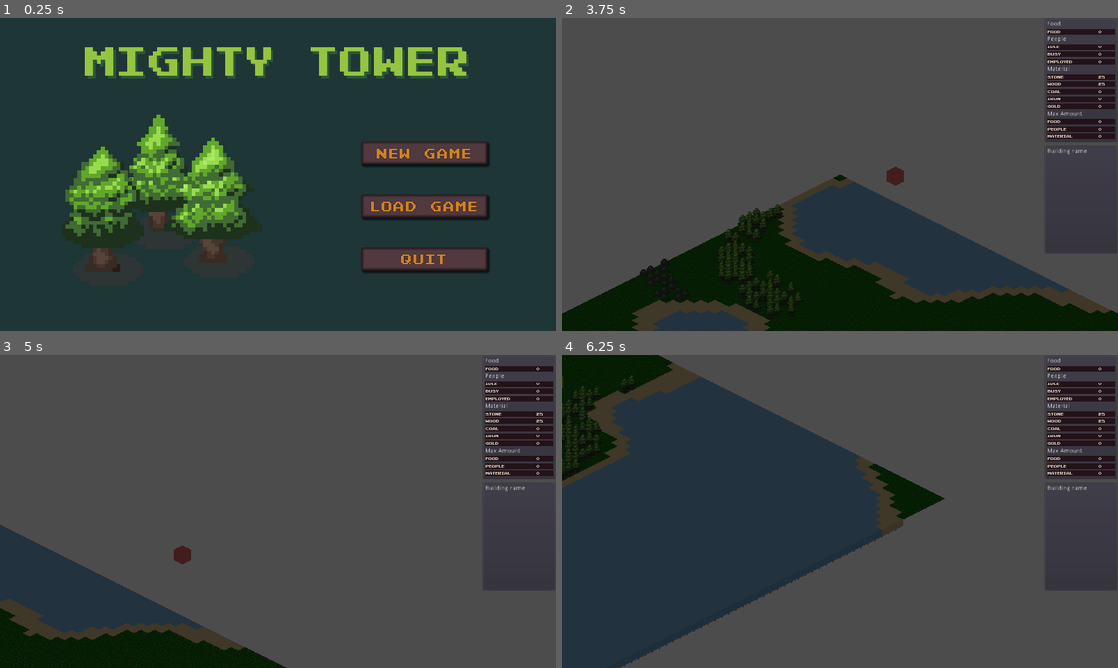
Above: before the commit, frames 1-4 (two rows, left to right).
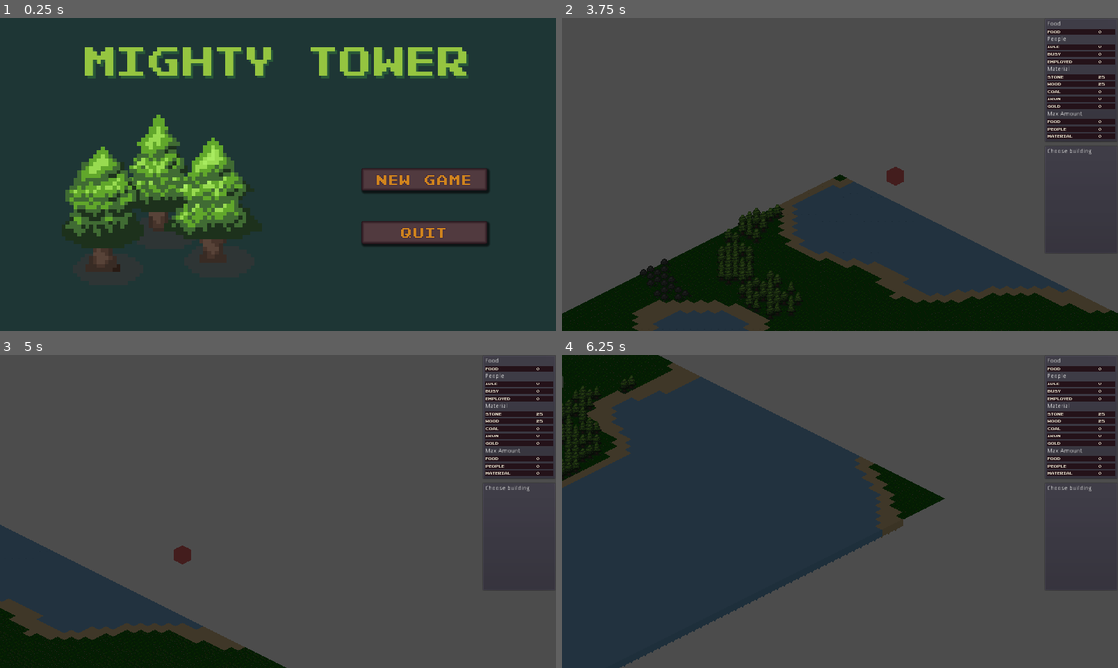
Above: after the commit, the same moments.

Repository: FilMer17/MightyTower
Game: Godot game, scene res://ui/menu/TitleMenu.tscn
Two runs of this game, one before a commit and one after it. Both use one fixed random seed, a clock stepped at 60 frames per second and the inputs below. The engine's default icon, where the game draws it, is replaced by a stand-in: a white triangle on a blue panel in a dark square.
Inputs (mouse positions are in pixels of both pictures, inside the frame that each line leads up to):
- Up to frame 1 (0.25 s): no input
- Up to frame 2 (3.75 s): click "New Game" at 0.5 s; click (801, 174) at 1.27 s; type "Alex" at 1.35 s; click "EASY" at 2 s; click "EASY" at 2.75 s; click (906, 174) at 3.5 s
- Up to frame 3 (5 s): tap Enter at 4.25 s; move the mouse to (194, 552) at 4.27 s; hold Right (ui_right) from 4.28 s (still down); hold Home (ui_home) from 4.28 s (still down); click (194, 552) at 4.42 s; tap 1 (building1, bound only after the commit) at 4.55 s
- Up to frame 4 (6.25 s): move the mouse to (728, 527) at 5.02 s; release Right (ui_right) at 5.03 s; release Home (ui_home) at 5.03 s; hold Down (ui_down) 5.03-5.78 s; tap 1 (building1, bound only after the commit) at 5.1 s; tap 2 (building2, bound only after the commit) at 5.3 s; move the mouse to (562, 383) at 5.77 s; hold Right (ui_right) from 5.78 s (still down); hold 2 (building2, bound only after the commit) from 5.78 s (still down); click (562, 383) at 5.92 s; tap 3 (building3, bound only after the commit) at 6.05 s

The runs differ from the first frame. In frame 1, 8.8% of the frame differs, in the area x 65-88%, y 39-82%; in frame 2, less than 0.1%; in frame 3, less than 0.1%; in frame 4, less than 0.1%.

Commit message:
Scene Building new maker building type

Diff:
--- /dev/null
+++ b/game/data/buildings/makers/TreeMaker.tscn
@@ -0,0 +1,36 @@
+[gd_scene load_steps=3 format=2]
+
+[ext_resource path="res://icon.png" type="Texture" id=1]
+[ext_resource path="res://source/buildings/types/Maker.gd" type="Script" id=2]
+
+[node name="TreeMaker" type="StaticBody2D"]
+script = ExtResource( 2 )
+alias = "Tree Maker"
+size = Vector2( 3, 3 )
+cost = {
+"wood": 1
+}
+cooldown = {
+"day": 0,
+"hour": 0,
+"minute": 1
+}
+type = 4
+maketype = 1
+
+[node name="BuildingContainer" type="Node2D" parent="."]
+
+[node name="Tween" type="Tween" parent="BuildingContainer"]
+
+[node name="Clock" type="Timer" parent="BuildingContainer"]
+wait_time = 0.3
+
+[node name="Sprite" type="Sprite" parent="BuildingContainer"]
+position = Vector2( 0, 16 )
+scale = Vector2( 0.5, 0.25 )
+texture = ExtResource( 1 )
+
+[node name="GUIContainer" type="Node2D" parent="BuildingContainer"]
+
+[node name="Collider" type="CollisionPolygon2D" parent="."]
+polygon = PoolVector2Array( 0, 0, -48, 24, 0, 48, 48, 24 )
--- a/game/data/buildings/residences/Residence.tscn
+++ b/game/data/buildings/residences/Residence.tscn
@@ -32,9 +32,9 @@
 "hour": 2,
 "minute": 1
 }
-food_storage = 20
+food_storage = 100
 material_storage = 50
-people_storage = 10
+people_storage = 5
 
 [node name="BuildingContainer" type="Node2D" parent="."]
 
--- a/game/data/entities/Tree.tscn
+++ b/game/data/entities/Tree.tscn
@@ -46,5 +46,4 @@
 [node name="Area" type="Area2D" parent="."]
 
 [node name="Collider" type="CollisionPolygon2D" parent="Area"]
-position = Vector2( 0, 8 )
-polygon = PoolVector2Array( 0, 8, -16, 0, 0, -8, 16, 0 )
+polygon = PoolVector2Array( 0, 0, -16, 8, 0, 16, 16, 8 )
--- a/game/project.godot
+++ b/game/project.godot
@@ -30,6 +30,11 @@
 "path": "res://source/map/IsoGrid.gd"
 }, {
 "base": "Building",
+"class": "Maker",
+"language": "GDScript",
+"path": "res://source/buildings/types/Maker.gd"
+}, {
+"base": "Building",
 "class": "Residence",
 "language": "GDScript",
 "path": "res://source/buildings/types/Residence.gd"
@@ -54,6 +59,7 @@
 "Entity": "",
 "House": "",
 "IsoGrid": "",
+"Maker": "",
 "Residence": "",
 "Storage": "",
 "Worker": "",
@@ -124,6 +130,31 @@
 "events": [ Object(InputEventKey,"resource_local_to_scene":false,"resource_name":"","device":0,"alt":false,"shift":false,"control":false,"meta":false,"command":false,"pressed":false,"scancode":16777217,"unicode":0,"echo":false,"script":null)
  ]
 }
+building1={
+"deadzone": 0.5,
+"events": [ Object(InputEventKey,"resource_local_to_scene":false,"resource_name":"","device":0,"alt":false,"shift":false,"control":false,"meta":false,"command":false,"pressed":false,"scancode":49,"unicode":0,"echo":false,"script":null)
+ ]
+}
+building2={
+"deadzone": 0.5,
+"events": [ Object(InputEventKey,"resource_local_to_scene":false,"resource_name":"","device":0,"alt":false,"shift":false,"control":false,"meta":false,"command":false,"pressed":false,"scancode":50,"unicode":0,"echo":false,"script":null)
+ ]
+}
+building3={
+"deadzone": 0.5,
+"events": [ Object(InputEventKey,"resource_local_to_scene":false,"resource_name":"","device":0,"alt":false,"shift":false,"control":false,"meta":false,"command":false,"pressed":false,"scancode":51,"unicode":0,"echo":false,"script":null)
+ ]
+}
+building4={
+"deadzone": 0.5,
+"events": [ Object(InputEventKey,"resource_local_to_scene":false,"resource_name":"","device":0,"alt":false,"shift":false,"control":false,"meta":false,"command":false,"pressed":false,"scancode":52,"unicode":0,"echo":false,"script":null)
+ ]
+}
+building5={
+"deadzone": 0.5,
+"events": [ Object(InputEventKey,"resource_local_to_scene":false,"resource_name":"","device":0,"alt":false,"shift":false,"control":false,"meta":false,"command":false,"pressed":false,"scancode":53,"unicode":0,"echo":false,"script":null)
+ ]
+}
 
 [rendering]
 
--- a/game/source/buildings/Building.gd
+++ b/game/source/buildings/Building.gd
@@ -5,7 +5,7 @@
 onready var cooldown_bar_scene := preload("res://ui/bar/CooldownBar.tscn")
 onready var building_info := preload("res://ui/popup/PopupBuildingInfo.gd")
 
-enum TYPE { residence, storage, house, worker }
+enum TYPE { residence, storage, house, worker, maker }
 
 export var alias: String = ""
 export var size := Vector2(1, 1)
--- a/game/source/buildings/types/House.gd
+++ b/game/source/buildings/types/House.gd
@@ -9,3 +9,10 @@
 func _building_is_built() -> void:
 	._building_is_built()
 	resources.add_resource("max_amount", people_storage, "people")
+
+func _change_building_overview() -> void:
+	var infos := {
+		"title" : alias,
+		"Capacity" : people_storage
+	}
+	building_overview.update_info(infos)
--- /dev/null
+++ b/game/source/buildings/types/Maker.gd
@@ -0,0 +1,26 @@
+tool
+extends Building
+class_name Maker
+
+enum MAKETYPE { Rock, Tree, Coal, Gold, Iron }
+
+export(MAKETYPE) var maketype := MAKETYPE.Rock
+
+onready var grid := IsoGrid.new()
+
+func _ready() -> void:
+	_on_Create_entity()
+
+func _change_building_overview() -> void:
+	var infos := {
+		"title" : alias,
+		"Make type" : MAKETYPE.keys()[maketype]
+	}
+	building_overview.update_info(infos)
+
+func _on_Create_entity() -> void:
+	for neigh_coord in grid.NEIGHBOR_TABLE:
+		var neighbor = grid.world_to_map(position + Vector2(0, 24)) + neigh_coord
+		var entity = GlobalData.entities["Tree"].instance()
+		entity.position = grid.map_to_world(neighbor)
+		Scene.search("Entities").add_child(entity)
--- a/game/source/buildings/types/Residence.gd
+++ b/game/source/buildings/types/Residence.gd
@@ -33,6 +33,7 @@
 	resources.add_resource("max_amount", food_storage, "food")
 	resources.add_resource("max_amount", material_storage, "material")
 	resources.add_resource("max_amount", people_storage, "people")
+	resources.add_resource("food", food_storage)
 
 func _change_building_overview() -> void:
 	var infos := {
--- a/game/source/data/Resources.gd
+++ b/game/source/data/Resources.gd
@@ -21,17 +21,16 @@
 	"material" : 0
 }
 
-var all_people := 0
+var all_people: int = 0
+var hungry_people: bool = false
 
 func add_resource(group: String, number: int, resource: String = "") -> void:
 	match group:
 		"food":
 			food += number
-			if food > max_amount["food"]:
-				food = max_amount["food"]
-				_check_max_amount("food")
-				resources_overview.update_info("food")
-				return
+			_check_max_amount("food")
+			resources_overview.update_info("food")
+			return
 		"people":
 			if not resource == "":
 				people[resource] += number
--- a/game/source/data/Time.gd
+++ b/game/source/data/Time.gd
@@ -8,6 +8,8 @@
 
 export var speed: float = 0.3
 export var is_paused := true
+
+onready var world := Scene.search("World")
 
 onready var clock: Timer = $Clock
 
@@ -42,16 +44,19 @@
 	minute += 1
 
 	if minute % 10 == 0:
-		Scene.search("World").emit_signal("find_person")
+		world.emit_signal("find_person")
 
 	if minute >= 60:
 		minute = 0
 		hour += 1
+
+		world.emit_signal("feed_people")
 		Scene.search("Buildings").find_workers()
 		if hour >= 24:
 			hour = 0
 			day += 1
-			# call day changed -> get resources
+
+			world.emit_signal("no_people")
 			if day >= 31:
 				day = 1
 				month += 1
--- a/game/source/entities/Entity.gd
+++ b/game/source/entities/Entity.gd
@@ -11,8 +11,12 @@
 export var cooldown: Dictionary = { "day" : 0, "hour" : 0, "minute" : 1}
 
 onready var popup_mine_menu := preload("res://ui/popup/PopupMineMenu.tscn")
+onready var cooldown_bar_scene := preload("res://ui/bar/CooldownBar.tscn")
+
 onready var resources := Scene.search("Resources")
-onready var cooldown_bar_scene := preload("res://ui/bar/CooldownBar.tscn")
+onready var entities := Scene.search("Entities")
+onready var grid := IsoGrid.new()
+
 
 onready var tween := $Tween as Tween
 onready var clock := $Clock as Timer
@@ -22,6 +26,8 @@
 onready var gui_container := $GUIContainer as Node2D
 onready var menu_container := $MenuContainer as Node2D
 
+var quantity: int = 0
+
 var is_hovered: bool = false
 var is_mining: bool = false
 var is_mined: bool = false
@@ -43,6 +49,10 @@
 	__ = area.connect("mouse_entered", self, "_on_Mouse_entered")
 	__ = area.connect("mouse_exited", self, "_on_Mouse_exited")
 	__ = area.connect("input_event", self, "_on_Input_event")
+
+	var rng = RandomNumberGenerator.new()
+	rng.randomize()
+	quantity = rng.randi_range(5, 11)
 
 func _on_Input_event(_viewport: Node, event: InputEvent, _shape_idx: int) -> void:
 	if is_hovered and event.is_action_pressed("select_option") and !is_mining and !is_mined:
@@ -169,25 +179,34 @@
 
 func _mining_is_done() -> void:
 	clock.stop()
-	resources.add_resource("people", -1, "busy")
-	resources.add_resource("people", 1, "idle")
-
-	var rng = RandomNumberGenerator.new()
-	rng.randomize()
-	var rnum = rng.randi_range(5, 11)
-
-	if not resources.check_with_max_amount("material", rnum):
+
+	if not resources.check_with_max_amount("material", quantity) and not is_mined:
+		resources.add_resource("people", -1, "busy")
+		resources.add_resource("people", 1, "idle")
 		progress.visible = false
 		cld_bar.get_node("Countdown").text = "Pick up"
 		is_mined = true
 		print("no space")
 		return
 
-	print(alias, " was mined. Added " + str(rnum))
-	Scene.search("Console").write(alias + " was mined. Added " + str(rnum))
-	resources.add_resource("material", rnum, TYPE.keys()[type])
-	var grid := IsoGrid.new()
-	var __ = Scene.search("Entities").data.erase(grid.world_to_map(position))
+	if not resources.check_with_max_amount("material", quantity) and is_mined:
+		return
+
+	if not is_mined:
+		resources.add_resource("people", -1, "busy")
+		resources.add_resource("people", 1, "idle")
+
+	var rng := RandomNumberGenerator.new()
+	rng.randomize()
+
+	if type == TYPE.wood:
+		var rfood_num = rng.randi_range(0, 6)
+		resources.add_resource("food", rfood_num)
+
+	print(alias, " was mined. Added " + str(quantity))
+	Scene.search("Console").write(alias + " was mined. Added " + str(quantity))
+	resources.add_resource("material", quantity, TYPE.keys()[type])
+	var __ = entities.data.erase(grid.world_to_map(position))
 	Scene.search("Terrain").data[grid.world_to_map(position)]["placed"] = ""
 
 	queue_free()
@@ -203,10 +222,23 @@
 		sprite.material.set_shader_param("is_hovered", true)
 		is_hovered = true
 
+		if is_mining:
+			for neigh_coord in grid.NEIGHBOR_TABLE:
+				var neighbor = grid.world_to_map(position) + neigh_coord
+				if entities.data.has(neighbor):
+					yield(get_tree().create_timer(0.01), "timeout")
+					get_node(entities.data[neighbor]["path"]).modulate.a = 0.3
+
 func _on_Mouse_exited() -> void:
 	if !Scene.search("Map").node_in_menu:
 		sprite.material.set_shader_param("is_hovered", false)
 		is_hovered = false
+
+		if is_mining:
+			for neigh_coord in grid.NEIGHBOR_TABLE:
+				var neighbor = grid.world_to_map(position) + neigh_coord
+				if entities.data.has(neighbor):
+					get_node(entities.data[neighbor]["path"]).modulate.a = 1.0
 
 func _enter_tree():
 	if not $Tween:
--- a/game/source/map/Map.gd
+++ b/game/source/map/Map.gd
@@ -31,7 +31,15 @@
 	builder.build("Residence")
 
 func _input(event):
+	if event.is_action_pressed("building1") and !builder.sprite.visible:
+		builder.build("Residence")
+	if event.is_action_pressed("building2") and !builder.sprite.visible:
+		builder.build("FoodStorage")
+	if event.is_action_pressed("building3") and !builder.sprite.visible:
+		builder.build("SmallHouse")
+	if event.is_action_pressed("building4") and !builder.sprite.visible:
+		builder.build("Lumberjack")
+	if event.is_action_pressed("building5") and !builder.sprite.visible:
+		builder.build("Stoneminer")
 	if event.is_action_pressed("ui_home") and !builder.sprite.visible:
-		builder.build("Residence")
-	if event.is_action_pressed("ui_page_up") and !builder.sprite.visible:
-		builder.build("Lumberjack")
+		builder.build("TreeMaker")
--- a/game/source/map/builder/Builder.tscn
+++ b/game/source/map/builder/Builder.tscn
@@ -9,7 +9,7 @@
 
 [node name="Builder" type="Node2D"]
 script = ExtResource( 2 )
-right_color = Color( 0.882353, 0.862745, 0.117647, 0.666667 )
+right_color = Color( 1, 1, 1, 0.666667 )
 wrong_color = Color( 0.901961, 0.0784314, 0.0784314, 0.666667 )
 
 [node name="Sprite" type="Sprite" parent="."]
--- a/game/source/map/entities/Entities.gd
+++ b/game/source/map/entities/Entities.gd
@@ -74,6 +74,7 @@
 		entity.get_node("Sprite").texture = data[file_data]["sprite"]
 		terrain.data[file_data]["placed"] = entity.name
 		add_child(entity)
+		data[file_data]["path"] = entity.get_path()
 
 func _get_entity_data(_terrain: int, noise_sample: float) -> Dictionary:
 	# grass = 0
@@ -84,9 +85,9 @@
 
 	if noise_sample > -0.2 and noise_sample < -0.1:
 		if not rnum == 1 and _terrain == 0:
-			return { "type" : GlobalData.entities["Rock"], "sprite" : rock_sprites[1]}
+			return { "type" : GlobalData.entities["Rock"], "sprite" : rock_sprites[1] }
 	if noise_sample > 0 and noise_sample < 0.125:
 		if not rnum == 1 and _terrain == 0:
-			return { "type" : GlobalData.entities["Tree"], "sprite" : tree_sprites[rsprite_num]}
+			return { "type" : GlobalData.entities["Tree"], "sprite" : tree_sprites[rsprite_num] }
 
 	return {}
--- a/game/source/world/World.gd
+++ b/game/source/world/World.gd
@@ -2,6 +2,12 @@
 
 # warning-ignore:unused_signal
 signal find_person
+# warning-ignore:unused_signal
+signal feed_people
+# warning-ignore:unused_signal
+signal no_people
+
+onready var console := Scene.search("Console")
 
 var data: WorldData = null
 
@@ -13,7 +19,11 @@
 var w_name: String = ""
 
 func _ready() -> void:
-	var __ = connect("find_person", self, "_on_Find_person")
+	var __
+	__ = connect("find_person", self, "_on_Find_person")
+	__ = connect("feed_people", self, "_on_Feed_people")
+	__ = connect("no_people", self, "_on_No_people")
+
 	if GlobalData.selected_world["is_new"]:
 		_create_world_data(GlobalData.selected_world["size"])
 		time.change_clock_state()
@@ -22,19 +32,6 @@
 		data = GlobalData.selected_world["world"]
 		_load_world_data()
 		time.change_clock_state()
-
-func _on_Find_person() -> void:
-	if not resources.max_amount["people"] <= resources.get_all_people():
-		var rng = RandomNumberGenerator.new()
-		rng.randomize()
-		var rnum = rng.randi_range(1, 2)
-
-		if rnum == 1:
-			resources.add_resource("people", 1, "idle")
-			print("idle person added")
-			Scene.search("Console").write("idle person added")
-		else:
-			print("nobody was added")
 
 func _create_world_data(diffic: String) -> void:
 	# settings default
@@ -58,3 +55,39 @@
 	data.buildings = map.save_data("buildings")
 	data.entities = map.save_data("entities")
 	data.terrain = map.save_data("terrain")
+
+func _on_Find_person() -> void:
+	if not resources.max_amount["people"] <= resources.get_all_people():
+		if not resources.hungry_people:
+			var rng = RandomNumberGenerator.new()
+			rng.randomize()
+			var rnum = rng.randi_range(1, 2)
+
+			if rnum == 1:
+				resources.add_resource("people", 1, "idle")
+				print("idle person added")
+				console.write("idle person added")
+			else:
+				print("nobody was added")
+
+func _on_Feed_people() -> void:
+	var need_food := 0
+	for key in resources.people.keys():
+		match key:
+			"idle":
+				need_food += resources.people[key] * 1
+			"employed":
+				need_food += resources.people[key] * 2
+			"busy":
+				need_food += resources.people[key] * 3
+
+	if need_food == 0:
+		return
+
+	if need_food > resources.food:
+		console.write("Not enough food")
+		resources.hungry_people = true
+	else:
+		resources.add_resource("food", -need_food)
+		console.write("People are fed")
+		resources.hungry_people = false
--- a/game/source/world/World.tscn
+++ b/game/source/world/World.tscn
@@ -14,5 +14,12 @@
 [node name="Time" parent="." instance=ExtResource( 3 )]
 
 [node name="Resources" parent="." instance=ExtResource( 4 )]
+material = {
+"coal": 0,
+"gold": 0,
+"iron": 0,
+"stone": 25,
+"wood": 25
+}
 
 [node name="Map" parent="." instance=ExtResource( 1 )]
--- a/game/ui/HUD/overview/BuildingOverview.gd
+++ b/game/ui/HUD/overview/BuildingOverview.gd
@@ -20,5 +20,6 @@
 		info.get_node("Number").text = str(infos[key])
 
 func clear_items() -> void:
+	title.text = "Choose building"
 	for child in items_container.get_children():
 		child.queue_free()
--- a/game/ui/menu/Console.tscn
+++ b/game/ui/menu/Console.tscn
@@ -20,7 +20,8 @@
 }
 
 [sub_resource type="DynamicFont" id=2]
-size = 11
+size = 10
+extra_spacing_char = 1
 font_data = ExtResource( 2 )
 
 [node name="Console" type="CanvasLayer"]
@@ -33,8 +34,9 @@
 [node name="Container" type="MarginContainer" parent="."]
 anchor_top = 0.835
 anchor_bottom = 0.835
+margin_top = -0.200012
 margin_right = 384.0
-margin_bottom = 118.8
+margin_bottom = 118.0
 mouse_filter = 2
 __meta__ = {
 "_edit_use_anchors_": false
@@ -63,7 +65,7 @@
 }
 
 [node name="TextOutput" type="RichTextLabel" parent="Container/VBox"]
-margin_top = 103.0
+margin_top = 105.0
 margin_right = 384.0
 margin_bottom = 118.0
 mouse_filter = 2
--- a/game/ui/menu/ExitMenu.tscn
+++ b/game/ui/menu/ExitMenu.tscn
@@ -53,12 +53,14 @@
 text = "Continue"
 
 [node name="SaveGame" type="Button" parent="Background/ButtonContainer"]
+visible = false
 margin_top = 83.0
 margin_right = 308.0
 margin_bottom = 136.0
 text = "Save game"
 
 [node name="Settings" type="Button" parent="Background/ButtonContainer"]
+visible = false
 margin_top = 166.0
 margin_right = 308.0
 margin_bottom = 219.0
@@ -68,9 +70,9 @@
 }
 
 [node name="Exit" type="Button" parent="Background/ButtonContainer"]
-margin_top = 249.0
+margin_top = 83.0
 margin_right = 308.0
-margin_bottom = 302.0
+margin_bottom = 136.0
 text = "Exit"
 [connection signal="pressed" from="Background/ButtonContainer/Continue" to="." method="_on_Continue_pressed"]
 [connection signal="pressed" from="Background/ButtonContainer/SaveGame" to="." method="_on_SaveGame_pressed"]
--- a/game/ui/menu/TitleMenu.tscn
+++ b/game/ui/menu/TitleMenu.tscn
@@ -96,12 +96,13 @@
 }
 
 [node name="NewGame" type="Button" parent="ButtonsContainer"]
-margin_top = 138.0
+margin_top = 200.0
 margin_right = 290.0
-margin_bottom = 191.0
+margin_bottom = 253.0
 text = "New Game"
 
 [node name="LoadGame" type="Button" parent="ButtonsContainer"]
+visible = false
 margin_top = 261.0
 margin_right = 290.0
 margin_bottom = 314.0
@@ -121,9 +122,9 @@
 }
 
 [node name="Quit" type="Button" parent="ButtonsContainer"]
-margin_top = 384.0
+margin_top = 323.0
 margin_right = 290.0
-margin_bottom = 437.0
+margin_bottom = 376.0
 text = "Quit"
 __meta__ = {
 "_edit_use_anchors_": false
